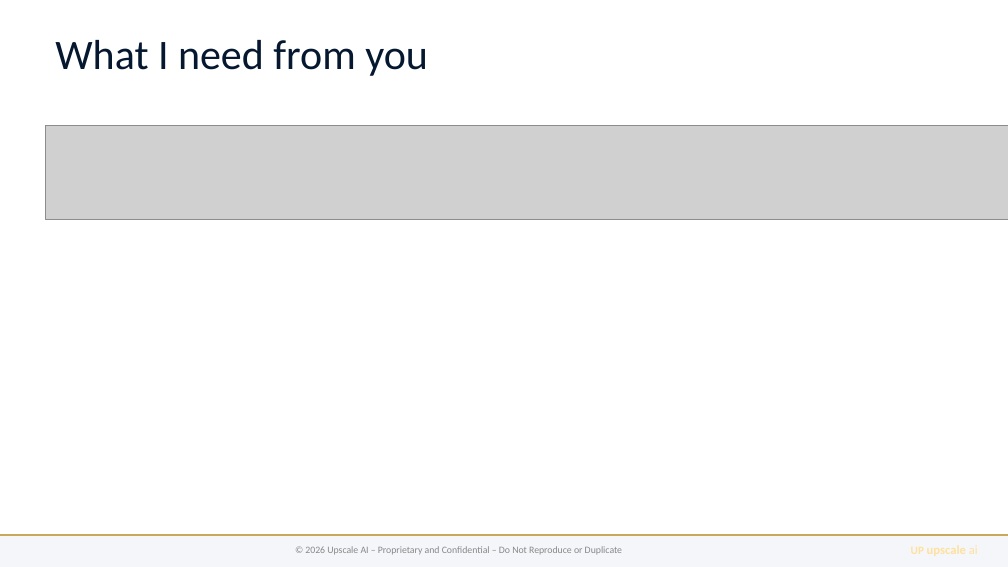
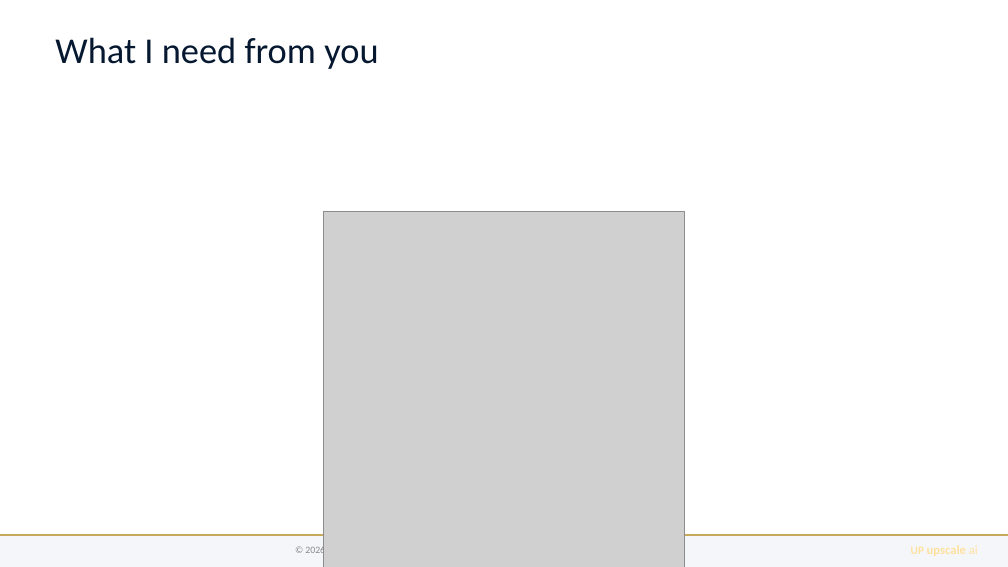
Before and after one commit to upscale-ai-network/agent-template, a slide deck: slide 5 of dt100/manager-arch-vision-a3.pptx. Drawn at 1008x567 pixels with LibreOffice and Linux fonts; fonts in the diff are those of the drawing; grey boxes stand for pictures. Boxes give left, top, right and bottom in pixels: in the first picture for what was removed or moved away, otherwise in the second. Text is boxed around its words. In the diff, an @@ line names an element or a change of style, - is before the commit and + after.

```diff
--- a/dt100/manager-arch-vision-a3.pptx
+++ b/dt100/manager-arch-vision-a3.pptx
@@ text "What I need from you" at (x1=55, y1=37, x2=378, y2=69): size 30 to 26 pt; more space between paragraphs @@
@@ picture removed at (x1=45, y1=126, x2=1008, y2=220) @@
@@ picture added at (x1=324, y1=212, x2=685, y2=567) @@
```
Also in this commit, not shown: 4 other slides changed, 25 other files.
